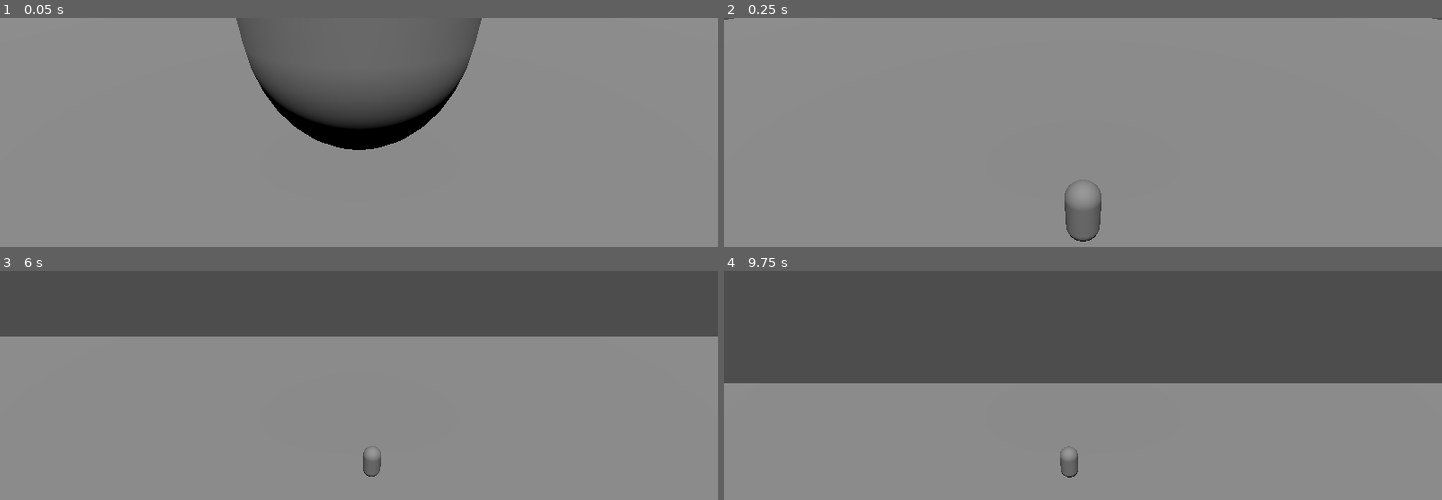
Above: before the commit, frames 1-4 (two rows, left to right).
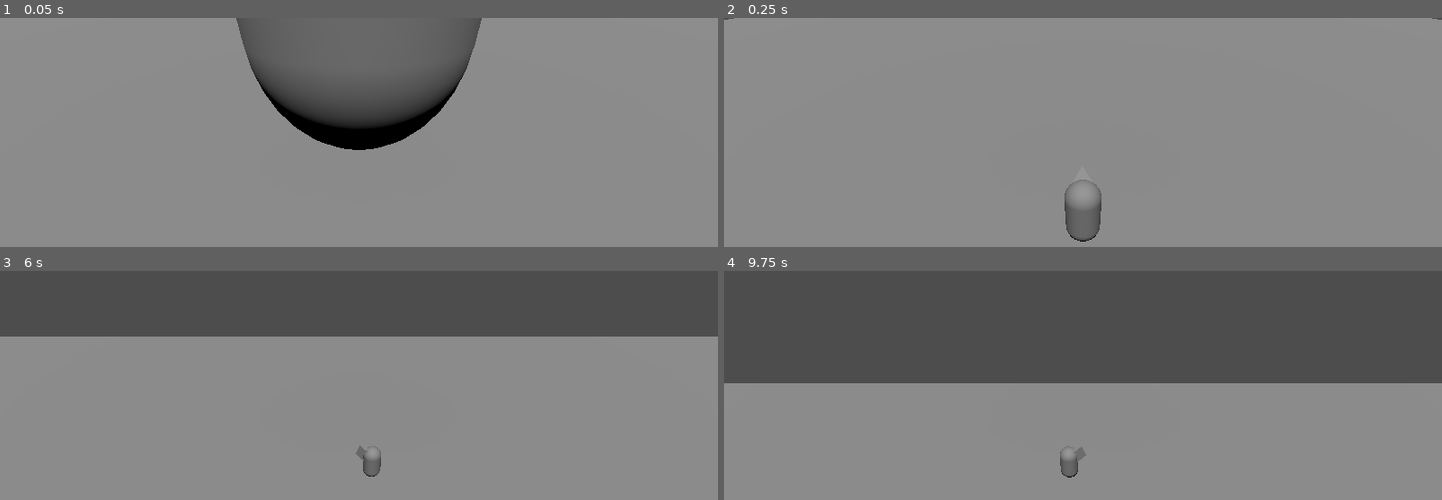
Above: after the commit, the same moments.

Repository: Parsa-1145/BugzBuzzy
Game: Godot game, scene res://mainScene.tscn
Two runs of this game, one before a commit and one after it. Both use one fixed random seed, a clock stepped at 60 frames per second and the inputs below.
Inputs (mouse positions are in pixels of both pictures, inside the frame that each line leads up to):
- Up to frame 1 (0.05 s): no input
- Up to frame 2 (0.25 s): no input
- Up to frame 3 (6 s): move the mouse to (394, 470) at 0.52 s; hold W (move_up) 0.53-5.78 s; move the mouse to (323, 474) at 1.27 s; tap Enter at 2, 4.25 s; move the mouse to (373, 465) at 2.02 s; tap Space at 2.75, 5.75 s; move the mouse to (351, 479) at 2.77 s; move the mouse to (409, 477) at 3.52 s; move the mouse to (301, 467) at 4.27 s; move the mouse to (366, 472) at 5.02 s; move the mouse to (330, 465) at 5.77 s; hold D (move_right) from 5.78 s (still down)
- Up to frame 4 (9.75 s): move the mouse to (1118, 470) at 6.52 s; release D (move_right) at 6.53 s; hold W (move_up) 6.53-8.78 s; tap Enter at 7.25 s; move the mouse to (1047, 474) at 7.27 s; move the mouse to (1097, 465) at 8.02 s; move the mouse to (1075, 479) at 8.77 s; hold A (move_left) 8.78-9.53 s; move the mouse to (1133, 477) at 9.52 s; hold W (move_up) from 9.53 s (still down)

The runs differ from the first frame. In frame 1, less than 0.1% of the frame differs, in the area x 33-67%, y 2-56%; in frame 2, less than 0.1%; in frame 3, less than 0.1%; in frame 4, less than 0.1%, in the area x 48-51%, y 76-84%.

Commit message:
feat: spinning player towards cursor

Diff:
--- a/GameManager.gd
+++ b/GameManager.gd
@@ -1,3 +1,4 @@
+# Game MAnager
 extends Node
 
 @onready var player_scene = preload("res://PlayerBase.tscn")
@@ -14,3 +15,4 @@
 	add_child(cameraNode)
 	if cameraNode is CameraFollow:
 		cameraNode.playerNode = playerNode
+		playerNode.camera = cameraNode
--- a/PlayerBase.tscn
+++ b/PlayerBase.tscn
@@ -1,10 +1,12 @@
-[gd_scene load_steps=4 format=3 uid="uid://c1v4xjpqnirc2"]
+[gd_scene load_steps=5 format=3 uid="uid://c1v4xjpqnirc2"]
 
 [ext_resource type="Script" uid="uid://cbcpfx18vceqv" path="res://player.gd" id="1_q3v02"]
 
 [sub_resource type="CapsuleMesh" id="CapsuleMesh_hr5et"]
 
 [sub_resource type="CapsuleShape3D" id="CapsuleShape3D_61od6"]
+
+[sub_resource type="PrismMesh" id="PrismMesh_q3v02"]
 
 [node name="CharacterBody3D" type="CharacterBody3D"]
 script = ExtResource("1_q3v02")
@@ -14,3 +16,7 @@
 
 [node name="CollisionShape3D" type="CollisionShape3D" parent="."]
 shape = SubResource("CapsuleShape3D_61od6")
+
+[node name="Nose" type="MeshInstance3D" parent="."]
+transform = Transform3D(0.7, 0, 0, 0, 0.23941411, 0.6577848, 0, -0.6577848, 0.23941411, 0, 0.607, -0.5)
+mesh = SubResource("PrismMesh_q3v02")
--- a/cameraFollow.gd
+++ b/cameraFollow.gd
@@ -1,9 +1,18 @@
+#Camera Follow
 class_name CameraFollow
 extends Camera3D
 
 var speed : float = 3
 var offset = Vector3(0, 10, 10)
 @export var playerNode : Node3D
+
+
+func get_cursor_position_on_ground() -> Vector3:
+	var mouse_pos = get_viewport().get_mouse_position()
+	var from = project_ray_origin(mouse_pos)
+	var to = from + project_ray_normal(mouse_pos) * 1000.0
+	var plane = Plane(Vector3.UP, 0)
+	return plane.intersects_ray(from, to)
 
 func _ready() -> void:
 	var dir = offset.normalized()
--- a/player.gd
+++ b/player.gd
@@ -1,28 +1,28 @@
+#Player
 extends CharacterBody3D
+
 
 @export var speed: float = 5.0
 @export var crouch_speed: float = 2.5
 @export var jump_force: float = 10.0
 @export var gravity: float = -24.8
 @export var mouse_sensitivity: float = 0.3
+@export var camera: CameraFollow
 
 var yaw: float = 0.0
 var pitch: float = 0.0
 var is_crouching: bool = false
 
 func _ready() -> void:
-	Input.set_mouse_mode(Input.MOUSE_MODE_CAPTURED)
+	Input.set_mouse_mode(Input.MOUSE_MODE_VISIBLE)
 
-#func _unhandled_input(event: InputEvent) -> void:
-	#if event is InputEventMouseMotion:
-		#yaw -= event.relative.x * mouse_sensitivity
-		#pitch -= event.relative.y * mouse_sensitivity
-		#pitch = clamp(pitch, -90, 90)
-#
-		#rotation_degrees.y = yaw
-		#head.rotation_degrees.x = pitch
+
 
 func _physics_process(delta: float) -> void:
+	handle_movement(delta)
+	rotate_toward_mouse()
+
+func handle_movement(delta: float) -> void:
 	var input_dir = Vector3.ZERO
 
 	if Input.is_action_pressed("move_up"):
@@ -35,7 +35,7 @@
 		input_dir.x += 1
 
 	input_dir = input_dir.normalized()
-	var move_dir = (transform.basis * input_dir).normalized()
+	var move_dir = (input_dir).normalized()
 
 	# Choose correct speed
 	var current_speed: float
@@ -52,3 +52,20 @@
 		velocity.y += gravity * delta
 
 	move_and_slide()
+
+
+func rotate_toward_mouse() -> void:
+	if camera == null:
+		return
+
+	var target = camera.get_cursor_position_on_ground()
+	if target == null:
+		return
+
+	var player_pos = global_position
+	target.y = player_pos.y
+
+	var direction = -(target - player_pos).normalized()
+
+	var target_rotation = atan2(direction.x, direction.z)
+	rotation.y = lerp_angle(rotation.y, target_rotation, 0.2)
